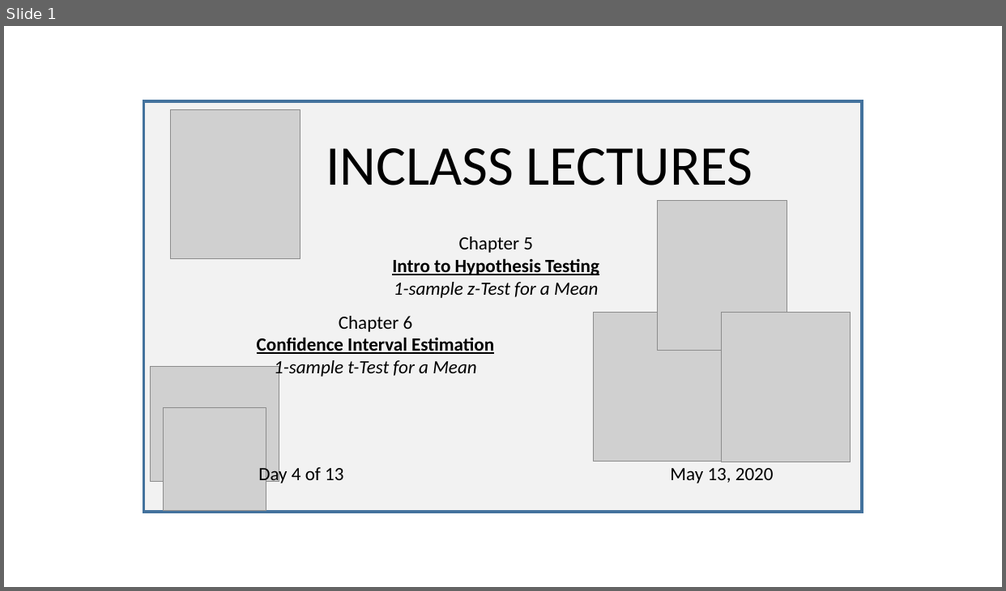
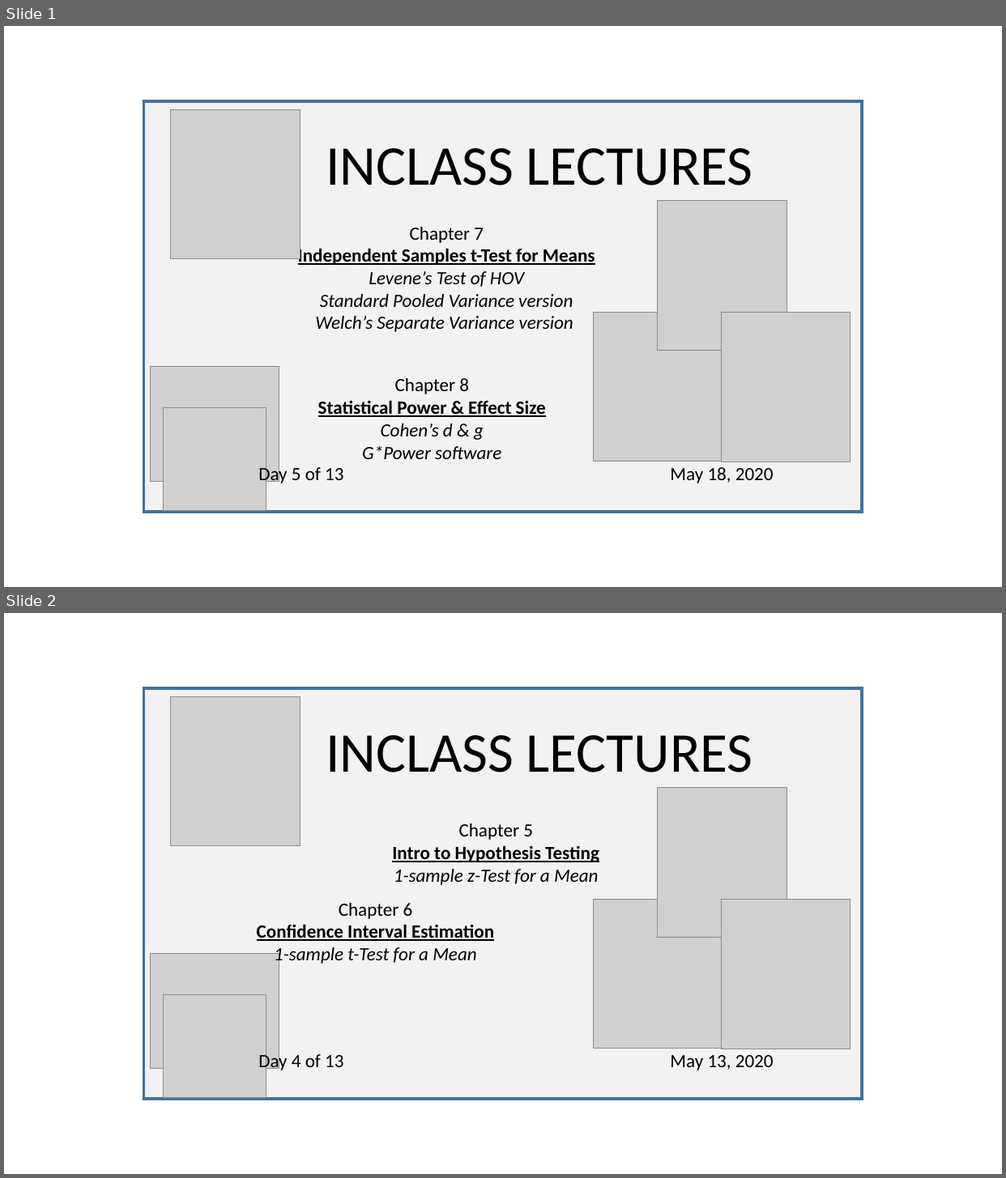
Before and after one commit to SarBearSchwartz/SarBearSchwartz.github.io, a slide deck: static/img/youtube_thumbnails/video_thumbnail_building.pptx. Shown one above the other, each under a label of ours: slide 1 before the commit, slides 1 and 2 after it. The pictures are 1006x591 and 1006x1178 pixels, drawn with LibreOffice and Linux fonts; fonts in the diff are those of the drawing; grey boxes stand for pictures. Boxes give left, top, right and bottom in pixels: in the first picture for what was removed or moved away, otherwise in the second. Text is boxed around its words. In the diff, an @@ line names an element or a change of style, - is before the commit and + after.

```diff
--- a/static/img/youtube_thumbnails/video_thumbnail_building.pptx
+++ b/static/img/youtube_thumbnails/video_thumbnail_building.pptx
@@ slide 1 added at (4, 26, 1002, 587), background #FFFFFF @@
@@ rectangle added at (144, 101, 863, 512), fill #F2F2F2, outline #43739E 3 pt @@
@@ picture added at (171, 110, 300, 259) @@
@@ text added at (326, 148, 753, 186), 54 pt, text #000000 @@
+INCLASS LECTURES
@@ picture added at (658, 201, 787, 351) @@
@@ text added at (298, 227, 595, 332), 18 pt, text #000000, italic @@
+Chapter 7
+Independent Samples t-Test for Means
+Levene’s Test of HOV
+Standard Pooled Variance version
+Welch’s Separate Variance version
@@ picture added at (593, 312, 722, 462) @@
@@ picture added at (721, 313, 850, 463) @@
@@ picture added at (150, 367, 279, 482) @@
@@ text added at (318, 378, 546, 459), 18 pt, text #000000 @@
+Chapter 8
+Statistical Power & Effect Size
+Cohen’s d & g
+G*Power software
@@ picture added at (164, 408, 266, 512) @@
@@ text added at (258, 464, 343, 485), 18 pt, text #000000 @@
+Day 5 of 13
@@ text added at (670, 467, 774, 484), 18 pt, text #000000 @@
+May 18, 2020
@@ what was slide 1 is now slide 2 @@
```
Also in this commit, not shown: 1 other file.
